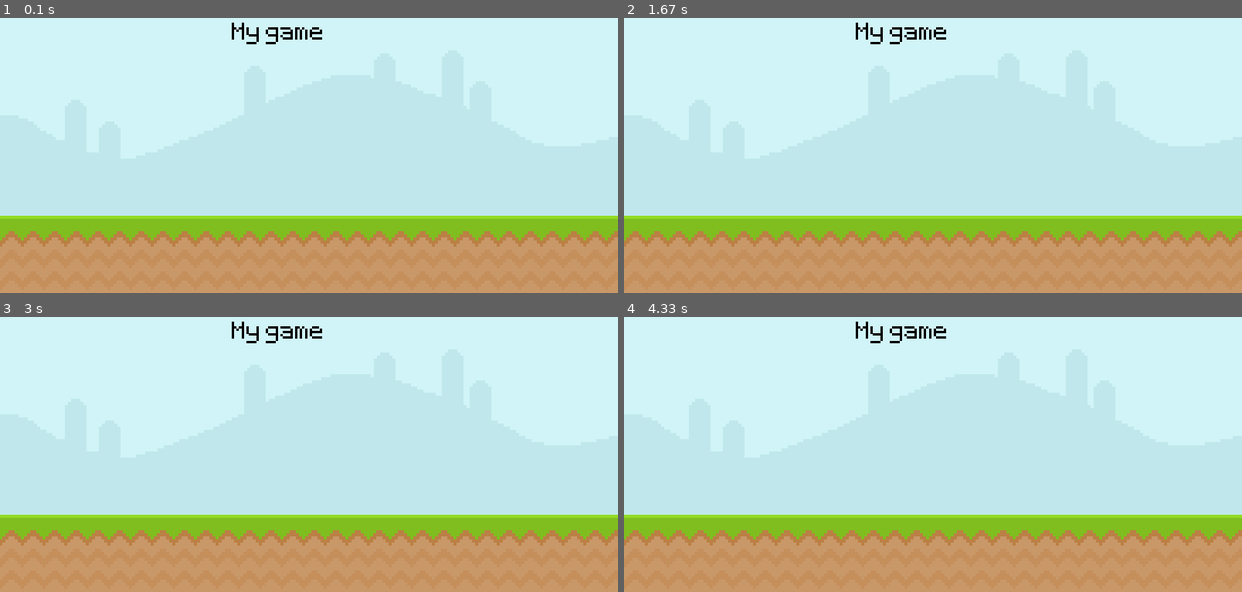
Above: before the commit, frames 1-4 (two rows, left to right).
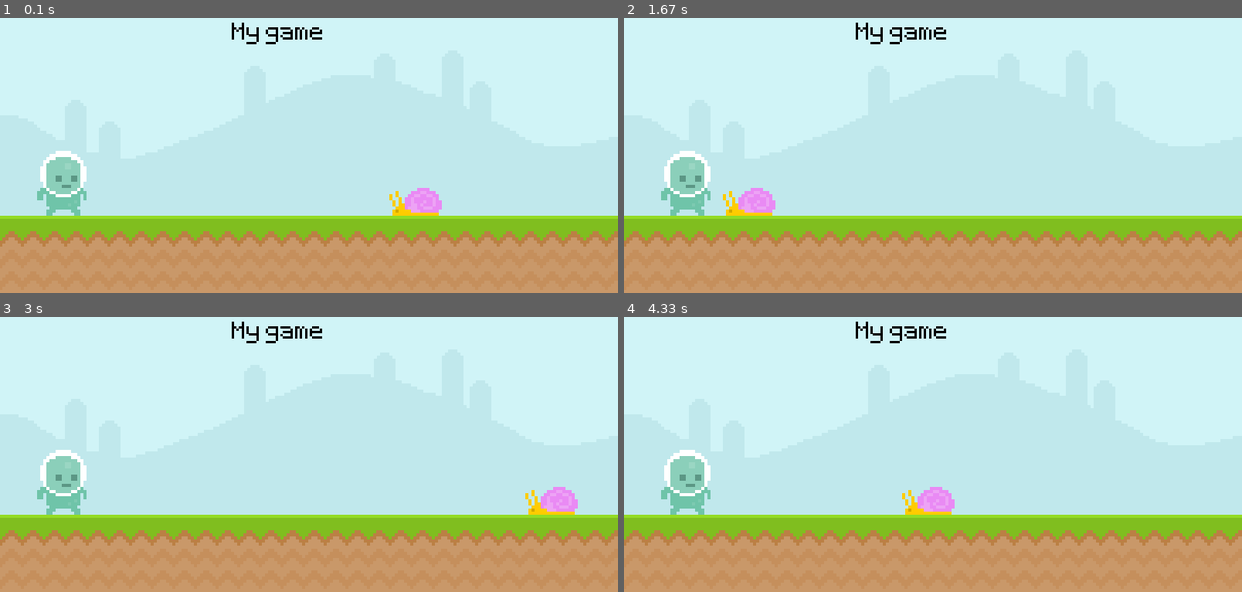
Above: after the commit, the same moments.

Repository: Guiabg/Pygame
Game: pygame game, started from game.py
Same seed, same stepped clock (60 frames per second), same inputs: the game is played once before the commit and once after it.
Inputs:
- Up to frame 1 (0.1 s): no input
- Up to frame 2 (1.67 s): no input
- Up to frame 3 (3 s): no input
- Up to frame 4 (4.33 s): no input

The runs differ from the first frame. In frame 1, 2.0% of the frame differs, in the area x 6-72%, y 48-72%; in frame 2, 2.0%; in frame 3, 2.0%; in frame 4, 2.0%.

Commit message:
Introduz à testes de imagens e fontes, colisões, movimento e um breve começo a botões ou comandos.

Diff:
--- a/game.py
+++ b/game.py
@@ -9,20 +9,58 @@
 clock = pygame.time.Clock()
 fonte_teste = pygame.font.Font('font\Pixeltype.ttf', 50)
 
-sky_surface = pygame.image.load('graphics\Sky.png')
-ground_surface = pygame.image.load('graphics\ground.png')
+
+#Imagens e textos usados
+#Para colocar imagens, basta coloca-las dentro da pasta do jogo.
+#Usamos convert para trabalhar melhor com as imagens no pygame, além de melhorar o desempenho do jogo.
+sky_surface = pygame.image.load('graphics\Sky.png').convert()
+ground_surface = pygame.image.load('graphics\ground.png').convert()
+snail_surface = pygame.image.load('graphics\snail\snail1.png').convert_alpha()
 text_surface = fonte_teste.render('My game', False, 'Black')
+player_surface = pygame.image.load('graphics\Player\player_walk_1.png').convert_alpha()
+
+
+#Posições
+snail_x_pos = 600
+snail_rectangle = snail_surface.get_rect(bottomright = (600,300))
+player_rectangle = player_surface.get_rect(midbottom = (80,300))
+
 
 while True:
     for event in pygame.event.get():
         if event.type == pygame.QUIT:
             pygame.quit()
             exit()
+        """if event.type == pygame.MOUSEMOTION:  Para checar os botões do mouse no jogo.
+            print(event.pos)
+        if event.type == pygame.MOUSEBUTTONDOWN:
+            print('Mouse down')
+        if event.type == pygame.MOUSEBUTTONUP:
+            print('Mouse up')"""
 
     #Camadas
     screen.blit(sky_surface,(0,0))
     screen.blit(ground_surface,(0,300))
     screen.blit(text_surface,(300,50))
+    """snail_x_pos-=4
+    if snail_x_pos <-100: snail_x_pos = 800"""
+    snail_rectangle.x -= 4
+    if snail_rectangle.right <=0: snail_rectangle.left = 800
+
+    screen.blit(snail_surface,(snail_rectangle))
+    # print(player_rectangle.left) para ver a posição da linha de certo lado do retângulo.
+    # player_rectangle.left +=1 irá mover o personagem para a esquerda da tela.
+
+    screen.blit(player_surface, player_rectangle)
+
+    #Colisão
+    # print(player_rectangle.colliderect(snail_rectangle)) para checar colisão entre dois objetos.
+    """if player_rectangle.colliderect(snail_rectangle):
+        print('Collision')"""
+
+    """mouse_pos = pygame.mouse.get_pos()
+    if player_rectangle.collidepoint((mouse_pos)):
+        print(pygame.mouse.get_pressed())"""
 
     pygame.display.update()
     clock.tick(60)
